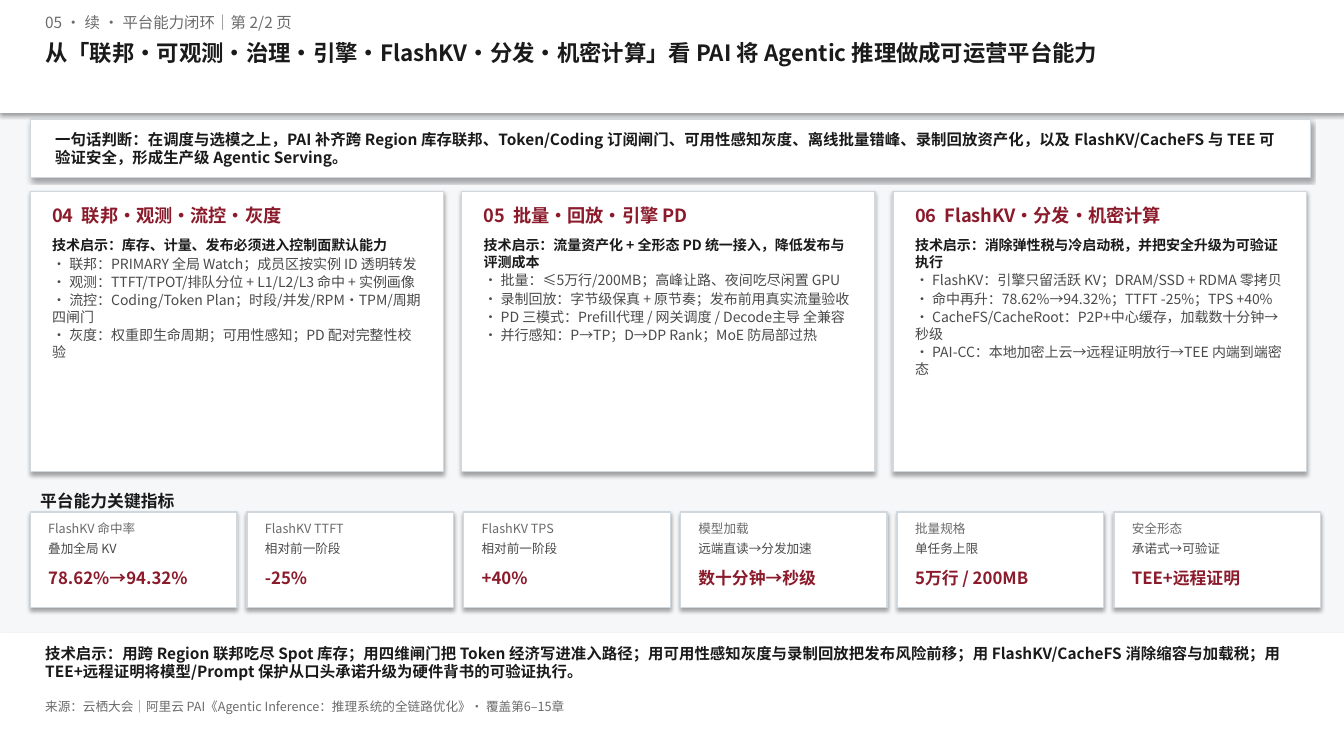
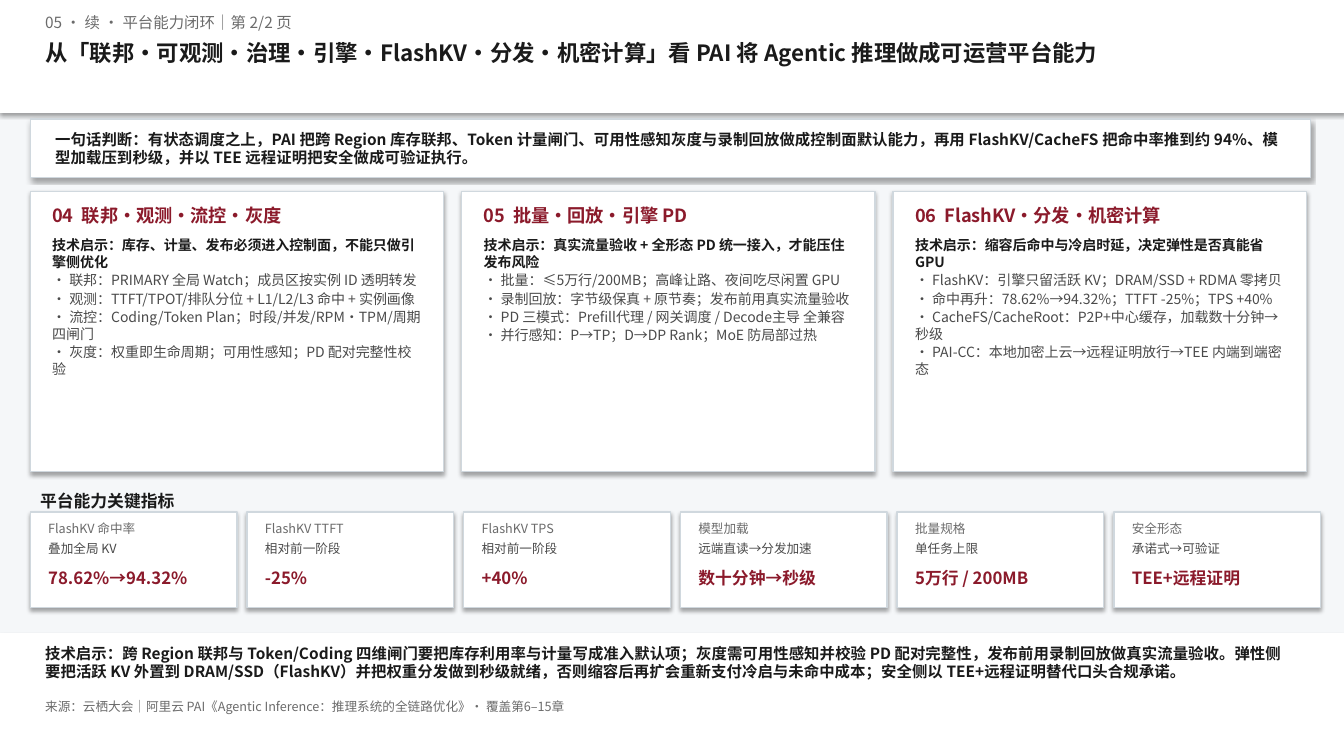
Before and after one commit to Annie-Summer/Kthena, a slide deck: slide 2 of yunqi-2026-pai-forum/docs/洞察一页-05-Agentic Inference：从议题看有状态推理全链路优化.pptx. Drawn at 1344x756 pixels with LibreOffice and Linux fonts; fonts in the diff are those of the drawing. Boxes give left, top, right and bottom in pixels: in the first picture for what was removed or moved away, otherwise in the second. Text is boxed around its words. In the diff, an @@ line names an element or a change of style, - is before the commit and + after.

```diff
--- a/yunqi-2026-pai-forum/docs/洞察一页-05-Agentic Inference：从议题看有状态推理全链路优化.pptx
+++ b/yunqi-2026-pai-forum/docs/洞察一页-05-Agentic Inference：从议题看有状态推理全链路优化.pptx
@@ text at [55, 130, 1278, 165]: text changed @@
-一句话判断：在调度与选模之上，PAI 补齐跨 Region 库存联邦、Token/Coding 订阅闸门、可用性感知灰度、离线批量错峰、录制回放资产化，以及 FlashKV/CacheFS 与 TEE 可验证安全，形成生产级 Agentic Serving。
+一句话判断：有状态调度之上，PAI 把跨 Region 库存联邦、Token 计量闸门、可用性感知灰度与录制回放做成控制面默认能力，再用 FlashKV/CacheFS 把命中率推到约 94%、模型加载压到秒级，并以 TEE 远程证明把安全做成可验证执行。
@@ text at [52, 238, 415, 268]: text changed @@
-技术启示：库存、计量、发布必须进入控制面默认能力
+技术启示：库存、计量、发布必须进入控制面，不能只做引擎侧优化
@@ text at [484, 238, 845, 268]: text changed @@
-技术启示：流量资产化 + 全形态 PD 统一接入，降低发布与评测成本
+技术启示：真实流量验收 + 全形态 PD 统一接入，才能压住发布风险
@@ text at [915, 238, 1264, 267]: text changed @@
-技术启示：消除弹性税与冷启动税，并把安全升级为可验证执行
+技术启示：缩容后命中与冷启时延，决定弹性是否真能省 GPU
@@ text at [45, 646, 1281, 680]: text changed @@
-技术启示：用跨 Region 联邦吃尽 Spot 库存；用四维闸门把 Token 经济写进准入路径；用可用性感知灰度与录制回放把发布风险前移；用 FlashKV/CacheFS 消除缩容与加载税；用 TEE+远程证明将模型/Prompt 保护从口头承诺升级为硬件背书的可验证执行。
+技术启示：跨 Region 联邦与 Token/Coding 四维闸门要把库存利用率与计量写成准入默认项；灰度需可用性感知并校验 PD 配对完整性，发布前用录制回放做真实流量验收。弹性侧要把活跃 KV 外置到 DRAM/SSD（FlashKV）并把权重分发做到秒级就绪，否则缩容后再扩会重新支付冷启与未命中成本；安全侧以 TEE+远程证明替代口头合规承诺。
```
Also in this commit, not shown: 1 other slide changed, 2 other files.
